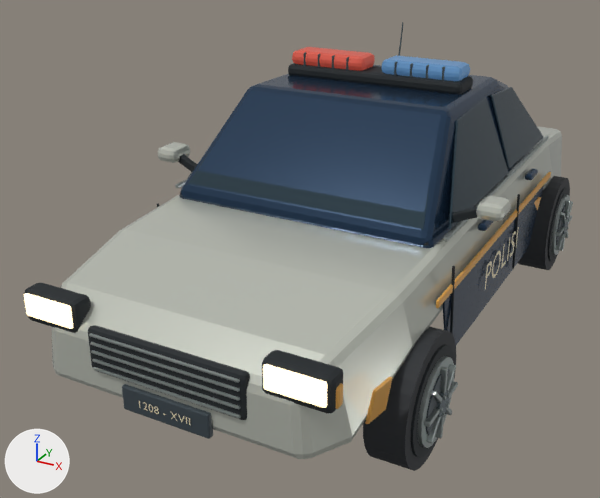
One commit to the FBX model Assets/_NoRainbowAfter/Art/Models/Environment/ChapterTwo/SedanPatroli.fbx: the scene before it, then after it.
Camera for both pictures: a camera (50 mm lens) standing at (2.07, -4.61, 2.68) and looking at (-0.28, -0.33, 0.54). Lighting does not change. The marker at lower left points along +X, +Y and +Z. The picture after the commit comes second. Where no turn or scale is listed for an object, it has been applied to the vertices. Vertices at exactly the same position are counted once.

Objects in the first picture: 'SedanPatroli'.
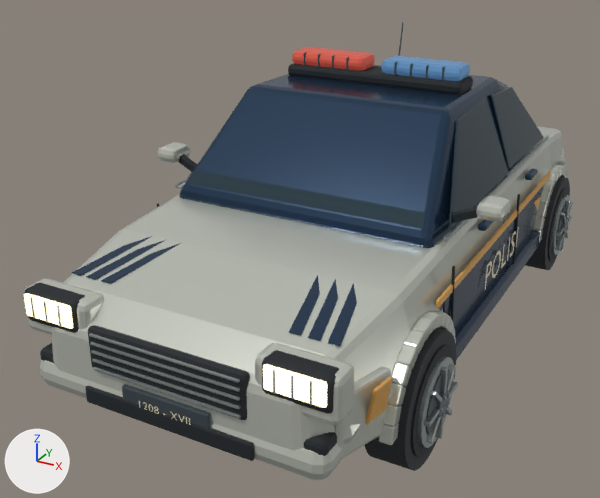
The edits, one by one:
me_sedanpatroli_export is used by ob_sedanpatroli; location (0.0, 0.0, 0.0).
me_sedanpatroli_export had 7800 vertices, 7007 faces and spanned x -1.09..1.09, y -2.13..2.1, z 0.0..1.71.
me_sedanpatroli_export now has 12136 vertices, 11323 faces and spans x -1.09..1.09, y -2.13..2.1, z 0.0..1.71.
me_sedanpatroli_export part 1: the loose piece of 56 vertices spanning x -0.85..-0.8, y -2.07..-2.02, z 0.74..0.84 is copied, and the copy is scaled about its middle by (0.154, 0.146, 1.21), then moved by (0.07, -0.08, 0.03), in mat_c2_aluminium (grey #a3acaa); it spans x -0.76..-0.75, y -2.12, z 0.76..0.88.
me_sedanpatroli_export part 2: the loose piece of 56 vertices spanning x -0.85..-0.8, y -2.07..-2.02, z 0.74..0.84 is copied, and the copy is scaled about its middle by (0.154, 0.146, 1.21), then moved by (0.16, -0.08, 0.03), in mat_c2_aluminium (grey #a3acaa); it spans x -0.67, y -2.12, z 0.76..0.88.
me_sedanpatroli_export part 3: the loose piece of 56 vertices spanning x -0.85..-0.8, y -2.07..-2.02, z 0.74..0.84 is copied, and the copy is scaled about its middle by (0.154, 0.146, 1.21), then moved by (0.24, -0.08, 0.03), in mat_c2_aluminium (grey #a3acaa); it spans x -0.59..-0.58, y -2.12, z 0.76..0.88.
me_sedanpatroli_export part 4: the loose piece of 56 vertices spanning x 0.8..0.85, y -2.07..-2.02, z 0.74..0.84 is copied, and the copy is scaled about its middle by (0.154, 0.146, 1.21), then moved by (-0.24, -0.08, 0.03), in mat_c2_aluminium (grey #a3acaa); it spans x 0.58..0.59, y -2.12, z 0.76..0.88.
me_sedanpatroli_export part 5: the loose piece of 56 vertices spanning x 0.8..0.85, y -2.07..-2.02, z 0.74..0.84 is copied, and the copy is scaled about its middle by (0.154, 0.146, 1.21), then moved by (-0.16, -0.08, 0.03), in mat_c2_aluminium (grey #a3acaa); it spans x 0.67, y -2.12, z 0.76..0.88.
me_sedanpatroli_export part 6: the loose piece of 56 vertices spanning x 0.8..0.85, y -2.07..-2.02, z 0.74..0.84 is copied, and the copy is scaled about its middle by (0.154, 0.146, 1.21), then moved by (-0.07, -0.08, 0.03), in mat_c2_aluminium (grey #a3acaa); it spans x 0.75..0.76, y -2.12, z 0.76..0.88.
me_sedanpatroli_export part 7: the loose piece of 56 vertices spanning x -0.84..-0.5, y -2.1..-1.98, z 0.72..0.89 is copied, and the copy is scaled about its middle by (1.2, 1.44, 1.34), then moved by (0.01, 0.04, -0.03), in mat_c2_patrolwhite (light grey #d0d4c9); it spans x -0.87..-0.46, y -2.09..-1.92, z 0.65..0.89.
me_sedanpatroli_export part 8: the loose piece of 56 vertices spanning x 0.5..0.84, y -2.1..-1.98, z 0.72..0.89 is copied, and the copy is scaled about its middle by (1.2, 1.44, 1.34), then moved by (-0.01, 0.04, -0.03), in mat_c2_patrolwhite (light grey #d0d4c9); it spans x 0.46..0.87, y -2.09..-1.92, z 0.65..0.89.
me_sedanpatroli_export part 9: 3888 vertices added at x -0.95..0.95, y -2.13..2.09, z 0.31..0.96.

Where the change shows, as pixel boxes [x1, y1, x2, y2] in the pictures (600 x 498 px):
'SedanPatroli', reshaped: before [24, 22, 573, 471]; after [24, 22, 573, 480]
part 1 of me_sedanpatroli_export, added: after [30, 297, 35, 318]
part 2 of me_sedanpatroli_export, added: after [44, 301, 48, 323]
part 3 of me_sedanpatroli_export, added: after [57, 305, 62, 327]
part 4 of me_sedanpatroli_export, added: after [273, 370, 276, 394]
part 5 of me_sedanpatroli_export, added: after [291, 375, 294, 399]
part 6 of me_sedanpatroli_export, added: after [310, 381, 312, 405]
part 7 of me_sedanpatroli_export, added: after [24, 279, 104, 335]
part 8 of me_sedanpatroli_export, added: after [255, 343, 354, 425]
part 9 of me_sedanpatroli_export, added: after [40, 148, 568, 480]
